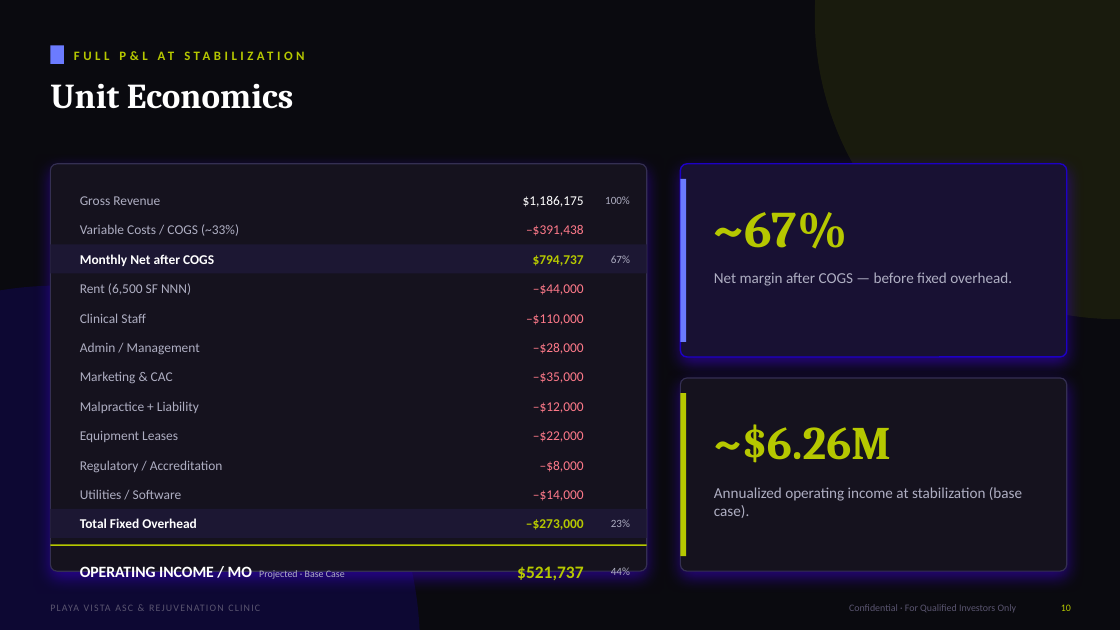
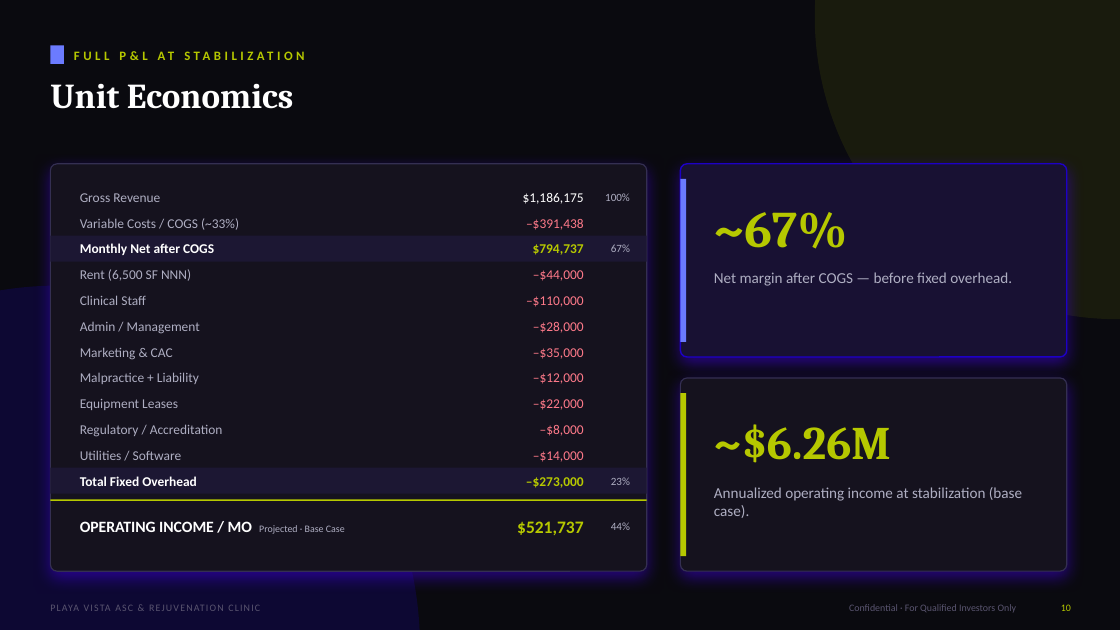
Before and after one commit to apexalpha811/playaVistaASCV3, a slide deck: slide 10 of Playa-Vista-ASC-Investor-Deck.pptx. Drawn at 1120x630 pixels with LibreOffice and Linux fonts; fonts in the diff are those of the drawing. Boxes give left, top, right and bottom in pixels: in the first picture for what was removed or moved away, otherwise in the second. Text is boxed around its words. In the diff, an @@ line names an element or a change of style, - is before the commit and + after.

Commit message:
P&L: tighten row pitch so operating-income row fits under divider inside card

```diff
--- a/Playa-Vista-ASC-Investor-Deck.pptx
+++ b/Playa-Vista-ASC-Investor-Deck.pptx
@@ 3 texts, 1 rectangle: place and size @@
-3 texts, 1 rectangle at [50, 245, 647, 273]
+3 texts, 1 rectangle at [50, 235, 647, 261]
@@ text "Variable Costs / COGS (~33%)": place and size @@
-text "Variable Costs / COGS (~33%)" at [80, 224, 239, 236]
+text "Variable Costs / COGS (~33%)" at [80, 218, 239, 230]
@@ text "–$391,438": place and size @@
-text "–$391,438" at [526, 225, 584, 236]
+text "–$391,438" at [526, 219, 584, 230]
@@ 4 texts: place and size @@
-4 texts at [80, 283, 584, 325]
+4 texts at [80, 269, 584, 307]
@@ text "Admin / Management": place and size @@
-text "Admin / Management" at [80, 343, 200, 355]
+text "Admin / Management" at [80, 322, 200, 334]
@@ text "–$28,000": place and size @@
-text "–$28,000" at [533, 343, 584, 354]
+text "–$28,000" at [533, 322, 584, 333]
@@ 4 texts: place and size @@
-4 texts at [80, 371, 584, 413]
+4 texts at [80, 347, 584, 384]
@@ text "Equipment Leases": place and size @@
-text "Equipment Leases" at [80, 431, 178, 442]
+text "Equipment Leases" at [80, 399, 178, 410]
@@ text "Regulatory / Accreditation": place and size @@
-text "Regulatory / Accreditation" at [80, 460, 223, 473]
+text "Regulatory / Accreditation" at [80, 424, 223, 437]
@@ text "–$22,000": place and size @@
-text "–$22,000" at [533, 431, 584, 442]
+text "–$22,000" at [533, 399, 584, 410]
@@ text "–$8,000": place and size @@
-text "–$8,000" at [540, 461, 584, 472]
+text "–$8,000" at [540, 425, 584, 436]
@@ text "Utilities / Software": place and size @@
-text "Utilities / Software" at [80, 489, 182, 499]
+text "Utilities / Software" at [80, 450, 182, 460]
@@ text "–$14,000": place and size @@
-text "–$14,000" at [533, 490, 584, 501]
+text "–$14,000" at [533, 451, 584, 462]
@@ 3 texts, 1 rectangle: place and size @@
-3 texts, 1 rectangle at [50, 509, 647, 538]
+3 texts, 1 rectangle at [50, 468, 647, 494]
@@ 3 texts, 1 rectangle: place and size @@
-3 texts, 1 rectangle at [50, 544, 647, 580]
+3 texts, 1 rectangle at [50, 499, 647, 535]
```
Also in this commit, not shown: 2 other files.
